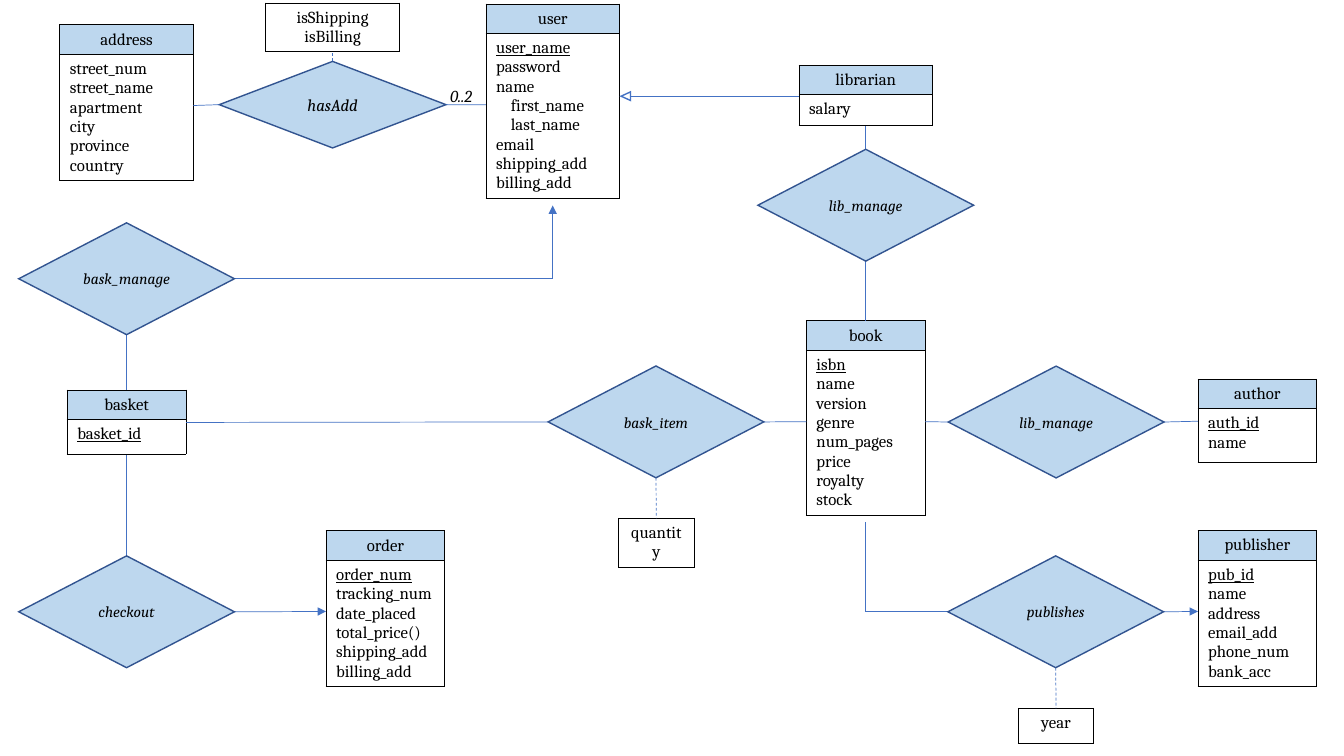
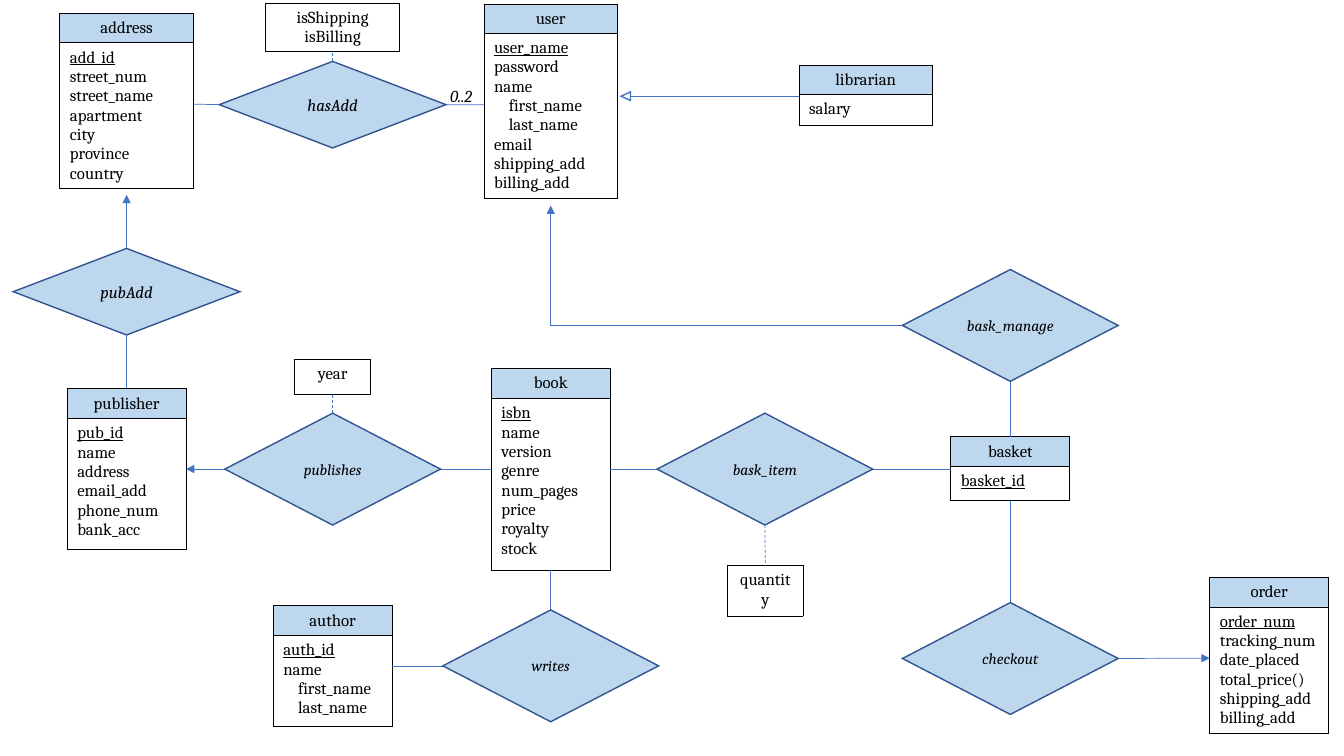
Before and after one commit to john-breton/COMP3005, a slide deck: slide 1 of ER Diagram/ER Diagram - Project - COMP3005.pptx. Drawn at 1344x756 pixels with LibreOffice and Linux fonts; fonts in the diff are those of the drawing. Boxes give left, top, right and bottom in pixels: in the first picture for what was removed or moved away, otherwise in the second. Text is boxed around its words. In the diff, an @@ line names an element or a change of style, - is before the commit and + after.

Commit message:
Add files via upload
rearranged to allow a publisher to have an address also gave authors a composite name attribute

```diff
--- a/ER Diagram/ER Diagram - Project - COMP3005.pptx
+++ b/ER Diagram/ER Diagram - Project - COMP3005.pptx
@@ table at (x1=59, y1=13, x2=193, y2=195) @@
-row 2, column 1: street_num / street_name / apartment / city / province / country
+row 2, column 1: add_id / street_num / street_name / apartment / city / province / country
@@ table resized from (x1=59, y1=25, x2=193, y2=187) to (x1=59, y1=13, x2=193, y2=195) @@
@@ diamond removed at (x1=758, y1=149, x2=974, y2=261) @@
-lib_manage
@@ line removed from (866, 149) to (866, 126) @@
@@ arrow added from (127, 248) to (127, 195), #4472C4 0.5 pt @@
@@ elbow arrow moved from (235, 279) - (553, 206) to (902, 326) - (551, 206) @@
@@ diamond added at (x1=13, y1=248, x2=240, y2=335), fill #BDD7EE, outline #325491 1 pt, 12 pt, text #000000, italic @@
+pubAdd
@@ line moved from (866, 261) - (866, 321) to (127, 335) - (127, 388) @@
@@ table moved from (x1=1198, y1=531, x2=1317, y2=693) to (x1=68, y1=388, x2=187, y2=549) @@
@@ table moved from (x1=1018, y1=709, x2=1094, y2=744) to (x1=295, y1=360, x2=371, y2=395) @@
@@ table moved from (x1=807, y1=321, x2=926, y2=522) to (x1=491, y1=368, x2=610, y2=570) @@
@@ diamond removed at (x1=949, y1=366, x2=1165, y2=478) @@
-lib_manage
@@ diamond "publishes" moved from (x1=948, y1=556, x2=1164, y2=667) to (x1=225, y1=413, x2=441, y2=525) @@
@@ line added from (333, 413) to (333, 394), #4472C4 0.5 pt dashed @@
@@ diamond "bask_item" moved from (x1=548, y1=366, x2=764, y2=478) to (x1=657, y1=413, x2=873, y2=525) @@
@@ line removed from (949, 422) to (926, 421) @@
@@ line removed from (1165, 422) to (1198, 421) @@
@@ arrow moved from (1164, 612) - (1198, 612) to (225, 469) - (187, 469) @@
@@ line added from (441, 469) to (491, 469), #4472C4 0.5 pt @@
@@ line moved from (764, 422) - (807, 421) to (657, 469) - (610, 469) @@
@@ line moved from (548, 422) - (187, 422) to (951, 469) - (873, 469) @@
@@ line moved from (656, 478) - (656, 518) to (765, 525) - (765, 566) @@
@@ elbow line removed from (866, 522) to (948, 612) @@
@@ table moved from (x1=619, y1=518, x2=695, y2=554) to (x1=728, y1=566, x2=804, y2=601) @@
@@ line added from (551, 570) to (551, 610), #4472C4 0.5 pt @@
@@ table at (x1=273, y1=606, x2=392, y2=727) @@
-row 2, column 1: auth_id / name
+row 2, column 1: auth_id / name / first_name / last_name
@@ table resized from (x1=1198, y1=379, x2=1317, y2=463) to (x1=273, y1=606, x2=392, y2=727) @@
@@ diamond added at (x1=443, y1=610, x2=658, y2=722), fill #BDD7EE, outline #325491 1 pt, 11 pt, text #000000, italic @@
+writes
@@ 2 tables, 2 diamonds, 2 lines, 1 arrow moved together from (x1=19, y1=223, x2=445, y2=693) to (x1=902, y1=269, x2=1329, y2=739) @@
@@ line added from (392, 666) to (443, 666), #4472C4 0.5 pt @@
@@ line removed from (1056, 667) to (1057, 709) @@
```
Also in this commit, not shown: 1 other file.
